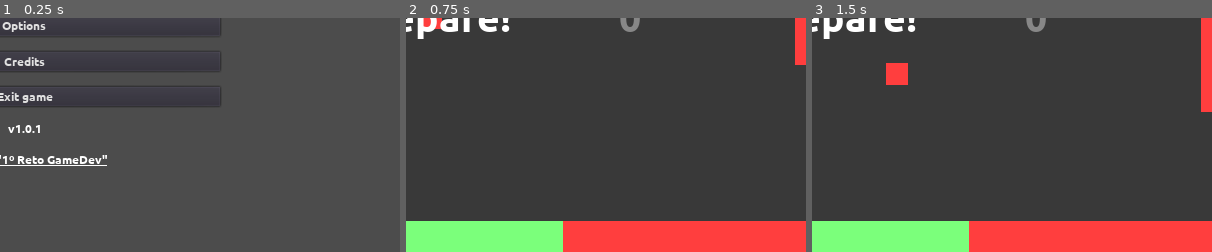
Above: before the commit, frames 1-3 (left to right).
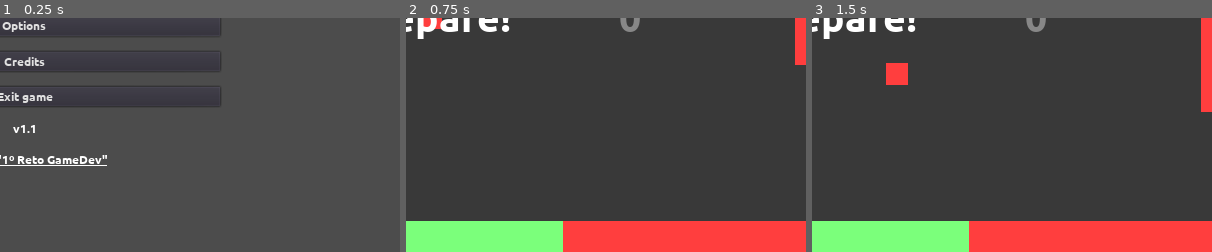
Above: after the commit, the same moments.

Repository: moisesjbc/1-retogamedev
Game: Godot game, scene res://menus/main_menu/main_menu.tscn
Two runs of this game, one before a commit and one after it. Both use one fixed random seed, a clock stepped at 60 frames per second and the inputs below.
Inputs:
- Up to frame 1 (0.25 s): no input
- Up to frame 2 (0.75 s): click "Start game (1 player)" at 0.5 s
- Up to frame 3 (1.5 s): tap Enter at 1.25 s
The pictures show only the part of the screen within x 47-97%, y 50-100%; the shares and areas given below are measured in that part.

The runs differ from the first frame. In frame 1, 0.2% of the frame differs, in the area x 2-10%, y 45-50%; in frame 2, nothing differs; in frame 3, nothing differs.

Commit message:
Version number updated to v1.1

Diff:
--- a/godot-project/menus/main_menu/main_menu.tscn
+++ b/godot-project/menus/main_menu/main_menu.tscn
@@ -86,7 +86,7 @@
 margin_right = 500.0
 margin_bottom = 343.0
 custom_fonts/font = SubResource( 2 )
-text = "v1.0.1"
+text = "v1.1"
 align = 1
 
 [node name="jam_link" parent="CenterContainer/VBoxContainer" instance=ExtResource( 4 )]
--- a/godot-project/project.godot
+++ b/godot-project/project.godot
@@ -15,7 +15,7 @@
 
 [application]
 
-config/name="RGB Pong v1.0.1"
+config/name="RGB Pong v1.1"
 run/main_scene="res://menus/main_menu/main_menu.tscn"
 config/icon="res://icon.png"
 
